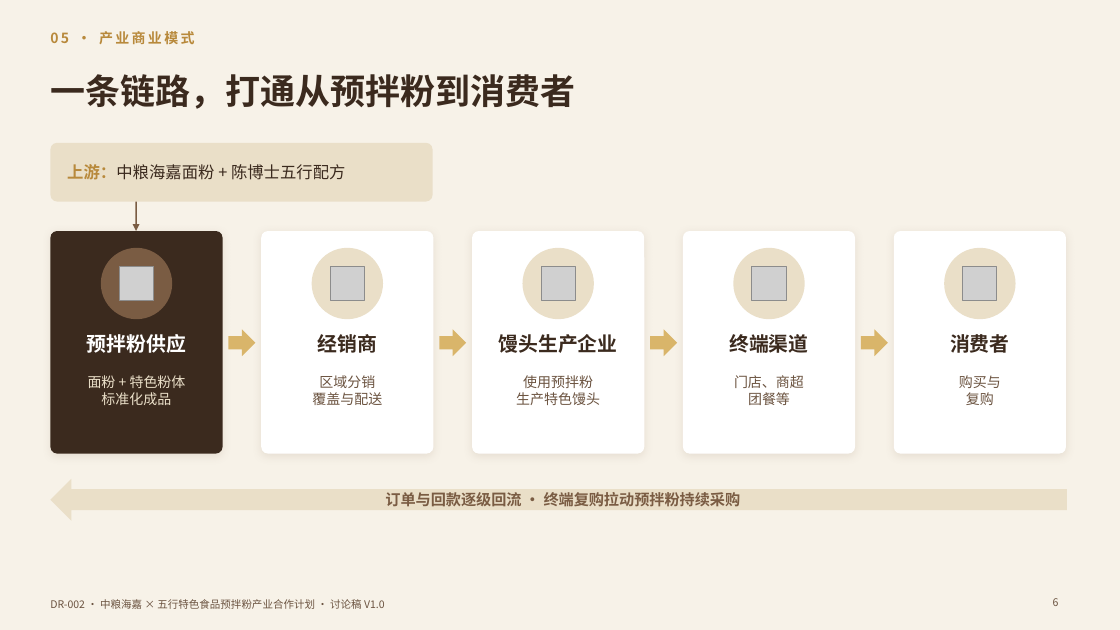
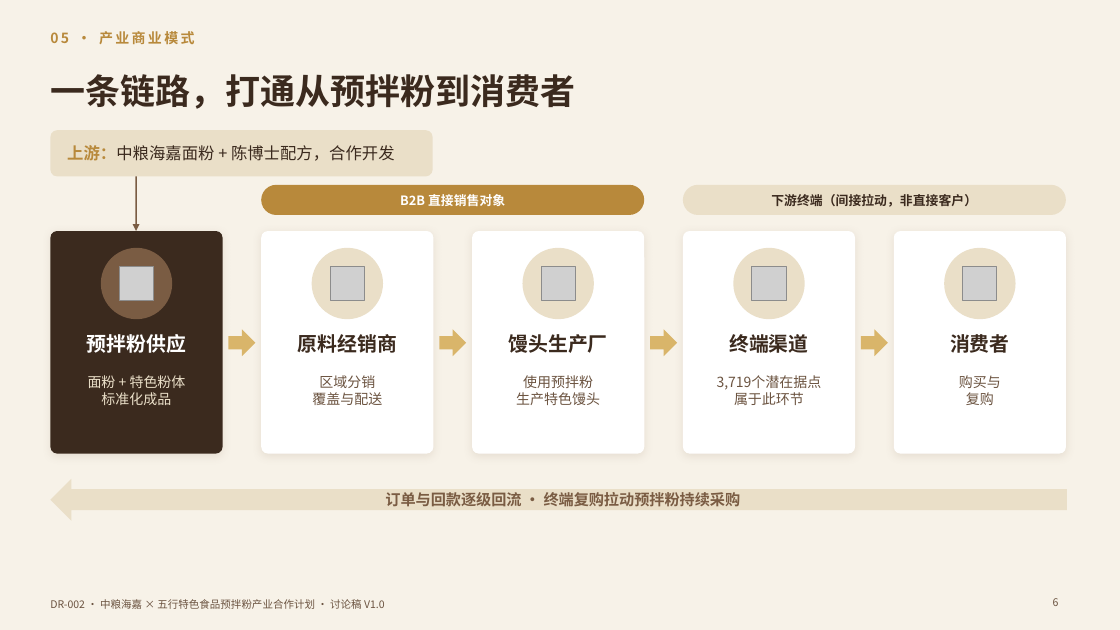
Before and after one commit to yes039/yes039, a slide deck: slide 6 of DR-002/DR-002_中粮海嘉五行预拌粉合作计划_V1.0.pptx. Drawn at 1120x630 pixels with LibreOffice and Linux fonts; fonts in the diff are those of the drawing; grey boxes stand for pictures. Boxes give left, top, right and bottom in pixels: in the first picture for what was removed or moved away, otherwise in the second. Text is boxed around its words. In the diff, an @@ line names an element or a change of style, - is before the commit and + after.

```diff
--- a/DR-002/DR-002_中粮海嘉五行预拌粉合作计划_V1.0.pptx
+++ b/DR-002/DR-002_中粮海嘉五行预拌粉合作计划_V1.0.pptx
@@ rounded rectangle: place and size @@
-rounded rectangle at box(50, 143, 433, 202)
+rounded rectangle at box(50, 130, 433, 176)
@@ rounded rectangle at box(50, 130, 433, 176): proportions changed @@
@@ text at box(67, 145, 395, 161): text changed @@
-上游：中粮海嘉面粉 + 陈博士五行配方
+上游：中粮海嘉面粉 + 陈博士配方，合作开发
@@ arrow moved from (136, 202) - (136, 231) to (136, 176) - (136, 231) @@
@@ rounded rectangle added at box(261, 185, 644, 215), fill #B8893B @@
@@ text added at box(400, 194, 505, 206), 11 pt, text #FFFFFF, bold @@
+B2B 直接销售对象
@@ rounded rectangle added at box(683, 185, 1066, 215), fill #EADFC8 @@
@@ text added at box(771, 194, 977, 207), 11 pt, text #3B2A1E, bold @@
+下游终端（间接拉动，非直接客户）
@@ text at box(298, 334, 397, 353): text changed @@
-经销商
+原料经销商
@@ text at box(508, 334, 607, 353): text changed @@
-馒头生产企业
+馒头生产厂
@@ text at box(717, 375, 822, 405): text changed @@
-门店、商超
-团餐等
+3,719个潜在据点
+属于此环节
```
Also in this commit, not shown: 9 other slides changed, 3 other files.
